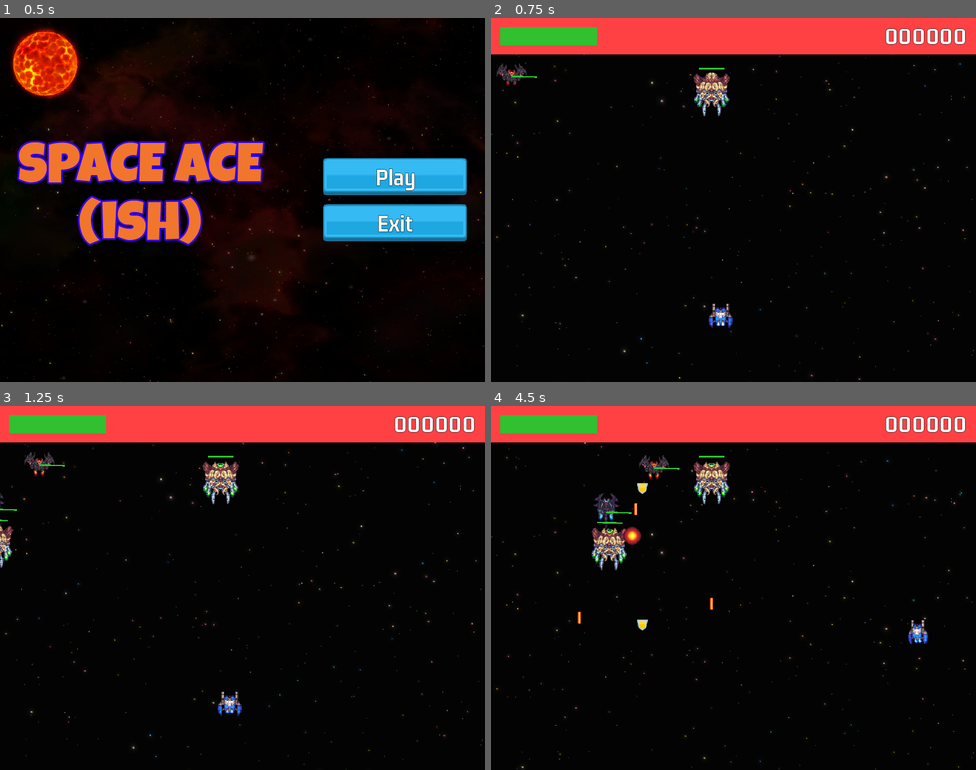
Above: before the commit, frames 1-4 (two rows, left to right).
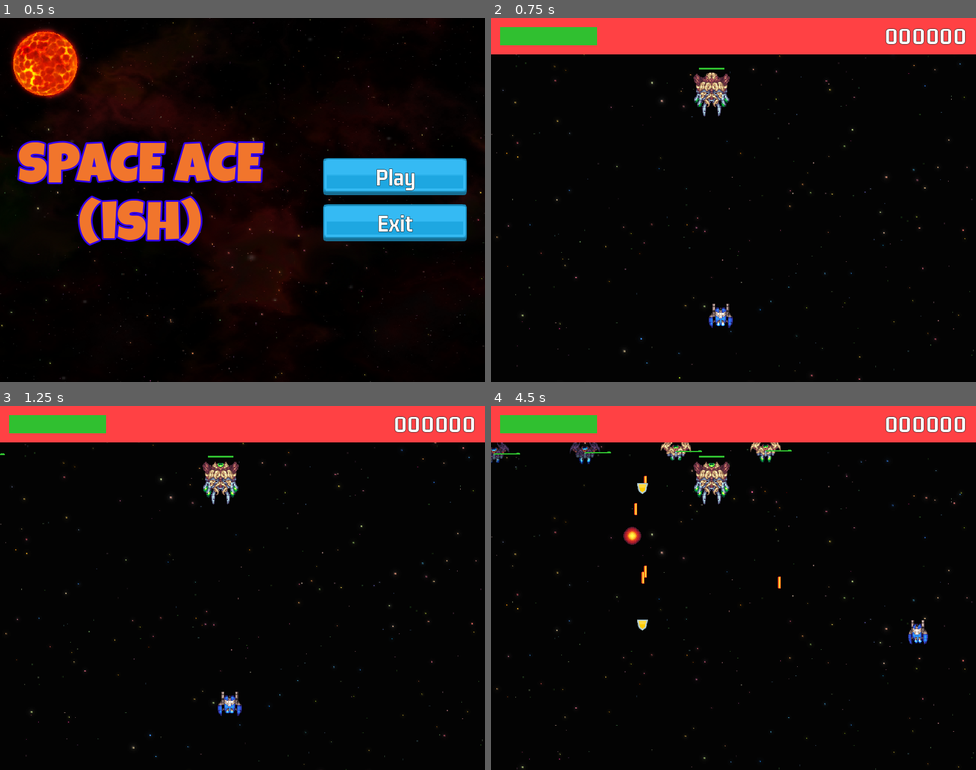
Above: after the commit, the same moments.

Repository: DMAlexander/space-ace
Game: Godot game, scene res://scenes/main/main.tscn
The game is run twice, just before and just after one commit, with the same random seed, the same clock (stepped at 60 frames per second) and the same inputs.
Inputs:
- Up to frame 1 (0.5 s): no input
- Up to frame 2 (0.75 s): click "Play" at 0.5 s
- Up to frame 3 (1.25 s): no input
- Up to frame 4 (4.5 s): hold D (right) 1.28-2.03 s; tap one key every 0.75 s from 1.35 s: E (explode) K (maker) J (shoot) E (explode) K (maker); hold S (down) 2.03-2.78 s; hold D (right) 2.78-3.53 s; hold W (up) 3.53-4.28 s; hold A (left) from 4.28 s (still down)

Frame 1 is identical in both runs. In frame 2, 0.2% of the frame differs, in the area x 1-10%, y 12-19%; in frame 3, 0.5%; in frame 4, 2.0%, in the area x 0-62%, y 10-60%.

Commit message:
Wave Manager Tweaks

Diff:
--- a/spaceace/scenes/enemies/enemy_bomber.tscn
+++ b/spaceace/scenes/enemies/enemy_bomber.tscn
@@ -112,6 +112,7 @@
 height = 56.0
 
 [node name="EnemyBomber" instance=ExtResource("1_ddjvv")]
+aims_at_player = true
 
 [node name="AnimatedSprite2D" parent="." index="0"]
 sprite_frames = SubResource("SpriteFrames_nmplm")
--- a/spaceace/scenes/level/level.tscn
+++ b/spaceace/scenes/level/level.tscn
@@ -11,6 +11,7 @@
 [ext_resource type="PackedScene" uid="uid://ca4yjjdoax4w0" path="res://scenes/game_ui/game_ui.tscn" id="8_wxfrt"]
 [ext_resource type="PackedScene" uid="uid://cll7tl56r3nuw" path="res://scenes/game_over/game_over.tscn" id="10_kabkg"]
 [ext_resource type="AudioStream" uid="uid://bi7mxs2f6yv6p" path="res://assets/sounds/loops/Mercury.wav" id="11_xdmfd"]
+[ext_resource type="PackedScene" uid="uid://dm2xsxv5u253g" path="res://scenes/wave_manager/wave_manager.tscn" id="12_agptr"]
 
 [sub_resource type="Curve2D" id="Curve2D_jwvpp"]
 _data = {
@@ -46,6 +47,7 @@
 z_index = 1
 
 [node name="Path2D" type="Path2D" parent="."]
+visible = false
 y_sort_enabled = true
 curve = SubResource("Curve2D_jwvpp")
 
@@ -54,6 +56,7 @@
 rotation = 0.0260433
 
 [node name="Path2D2" type="Path2D" parent="."]
+visible = false
 curve = SubResource("Curve2D_vnu3d")
 
 [node name="EnemyBio" parent="Path2D2" instance=ExtResource("6_mk84d")]
@@ -61,6 +64,7 @@
 rotation = 0.0269114
 
 [node name="Path2D3" type="Path2D" parent="."]
+visible = false
 curve = SubResource("Curve2D_80ms5")
 
 [node name="EnemyBomber" parent="Path2D3" instance=ExtResource("7_0a8gi")]
@@ -80,3 +84,5 @@
 [node name="Music" type="AudioStreamPlayer" parent="."]
 stream = ExtResource("11_xdmfd")
 volume_db = -10.0
+
+[node name="WaveManager" parent="." instance=ExtResource("12_agptr")]
--- a/spaceace/scenes/wave_manager/wave_manager.gd
+++ b/spaceace/scenes/wave_manager/wave_manager.gd
@@ -1,7 +1,7 @@
 extends Node2D
 
 
-#const WAVES: EnemyWaves = preload("res://resources/waves.tres")
+const WAVES: EnemyWaves = preload("res://resources/waves.tres")
 
 
 @onready var paths: Node2D = $Paths
@@ -18,7 +18,7 @@
 # Called when the node enters the scene tree for the first time.
 func _ready() -> void:
 	_paths_list = paths.get_children()
-#	spawn_wave()
+	spawn_wave()
 
 
 func set_random_path_index() -> void:
@@ -27,13 +27,13 @@
 	_last_path_index = all_indexes.pick_random()
 
 
-#func update_speeds() -> void:
-	#if WAVES.wave_is_start(_wave_count) == true:
-		#_speed_factor *= 1.02
-		#_wave_gap *= 0.97
-		#print("update_speeds(): _wave_count:%s _speed_factor:%s _wave_gap:%s" % [
-			#_wave_count , _speed_factor, _wave_gap
-		#])
+func update_speeds() -> void:
+	if WAVES.wave_is_start(_wave_count) == true:
+		_speed_factor *= 1.02
+		_wave_gap *= 0.97
+		print("update_speeds(): _wave_count:%s _speed_factor:%s _wave_gap:%s" % [
+			_wave_count, _speed_factor, _wave_gap
+		])
 
 
 func create_enemy(wave: EnemyWave) -> EnemyBase:
@@ -47,20 +47,20 @@
 	spawn_timer.start()
 
 
-#func spawn_wave() -> void:
-	#set_random_path_index()
-	#var path: Path2D = _paths_list[_last_path_index]
-	#var wave: EnemyWave = WAVES.get_wave_for_wave_count(_wave_count)
-	#
-	#for i in range(0, wave.get_number()):
-		#path.add_child(create_enemy(wave))
-		#await get_tree().create_timer(wave.get_gap()).timeout
-		#
-	#print("wave() %d spawned, waiting %s" % [_wave_count, wave.get_gap()])
-	#_wave_count += 1
-	#start_spawn_timer()
-	#update_speeds()
+func spawn_wave() -> void:
+	set_random_path_index()
+	var path: Path2D = _paths_list[_last_path_index]
+	var wave: EnemyWave = WAVES.get_wave_for_wave_count(_wave_count)
+
+	for i in range(0, wave.get_number()):
+		path.add_child(create_enemy(wave))
+		await get_tree().create_timer(wave.get_gap()).timeout
+
+	print("wave() %d spawned, waiting %s" % [_wave_count, wave.get_gap()])
+	_wave_count += 1
+	start_spawn_timer()
+	update_speeds()
 
 
-#func _on_spawn_timer_timeout() -> void:
-	#spawn_wave()
+func _on_spawn_timer_timeout() -> void:
+	spawn_wave()
--- a/spaceace/scenes/wave_manager/wave_manager.tscn
+++ b/spaceace/scenes/wave_manager/wave_manager.tscn
@@ -1,10 +1,85 @@
-[gd_scene load_steps=2 format=3 uid="uid://dm2xsxv5u253g"]
+[gd_scene load_steps=10 format=3 uid="uid://dm2xsxv5u253g"]
 
-[ext_resource type="Script" path="res://scenes/wave_manager/wave_manager.gd" id="1_othod"]
+[ext_resource type="Script" path="res://scenes/wave_manager/wave_manager.gd" id="1_am3up"]
 
-[node name="WaveManager" type="Node2D"]
-script = ExtResource("1_othod")
+[sub_resource type="Curve2D" id="Curve2D_akfnw"]
+_data = {
+"points": PackedVector2Array(0, 0, 0, 0, 109, -90, 0, 0, 0, 0, 109, 556)
+}
+point_count = 2
+
+[sub_resource type="Curve2D" id="Curve2D_u2yd3"]
+_data = {
+"points": PackedVector2Array(0, 0, 0, 0, 592, -106, 0, 0, 0, 0, 592, 536)
+}
+point_count = 2
+
+[sub_resource type="Curve2D" id="Curve2D_pmgst"]
+_data = {
+"points": PackedVector2Array(0, 0, 0, 0, -108, 64, 0, 0, 0, 0, 476, 56, 0, 0, 0, 0, 476, 371, 0, 0, 0, 0, 764, 381)
+}
+point_count = 4
+
+[sub_resource type="Curve2D" id="Curve2D_74bti"]
+_data = {
+"points": PackedVector2Array(0, 0, 0, 0, 750, 62, 0, 0, 0, 0, 128, 77, 0, 0, 0, 0, 139, 381, 0, 0, 0, 0, -115, 393)
+}
+point_count = 4
+
+[sub_resource type="Curve2D" id="Curve2D_dv5g0"]
+_data = {
+"points": PackedVector2Array(0, 0, 0, 0, 221, -94, 0, 0, 0, 0, 216, 405, 0, 0, 0, 0, 435, 409, 0, 0, 0, 0, 416, -84)
+}
+point_count = 4
+
+[sub_resource type="Curve2D" id="Curve2D_nbw6o"]
+_data = {
+"points": PackedVector2Array(0, 0, 0, 0, -135, 212, 0, 0, 0, 0, 778, 220)
+}
+point_count = 2
+
+[sub_resource type="Curve2D" id="Curve2D_se7v8"]
+_data = {
+"points": PackedVector2Array(0, 0, 0, 0, 769, 186, 0, 0, 0, 0, -132, 158)
+}
+point_count = 2
+
+[sub_resource type="Curve2D" id="Curve2D_k1odv"]
+_data = {
+"points": PackedVector2Array(0, 0, 0, 0, 156, 550, 0, 0, 0, 0, 168, 88, 0, 0, 0, 0, 448, 84, 0, 0, 0, 0, 457, 533)
+}
+point_count = 4
+
+[node name="WaveManager" type="Node2D" groups=["Moveables"]]
+script = ExtResource("1_am3up")
 
 [node name="Paths" type="Node2D" parent="."]
 
+[node name="Path2D" type="Path2D" parent="Paths"]
+curve = SubResource("Curve2D_akfnw")
+
+[node name="Path2D2" type="Path2D" parent="Paths"]
+curve = SubResource("Curve2D_u2yd3")
+
+[node name="Path2D3" type="Path2D" parent="Paths"]
+curve = SubResource("Curve2D_pmgst")
+
+[node name="Path2D4" type="Path2D" parent="Paths"]
+curve = SubResource("Curve2D_74bti")
+
+[node name="Path2D5" type="Path2D" parent="Paths"]
+curve = SubResource("Curve2D_dv5g0")
+
+[node name="Path2D6" type="Path2D" parent="Paths"]
+curve = SubResource("Curve2D_nbw6o")
+
+[node name="Path2D7" type="Path2D" parent="Paths"]
+curve = SubResource("Curve2D_se7v8")
+
+[node name="Path2D8" type="Path2D" parent="Paths"]
+curve = SubResource("Curve2D_k1odv")
+
 [node name="SpawnTimer" type="Timer" parent="."]
+one_shot = true
+
+[connection signal="timeout" from="SpawnTimer" to="." method="_on_spawn_timer_timeout"]
Not shown: 1 places in spaceace/resources/waves.tres that only renumber resources
Not shown: 1 places in spaceace/scenes/level/level.tscn that only renumber resources
